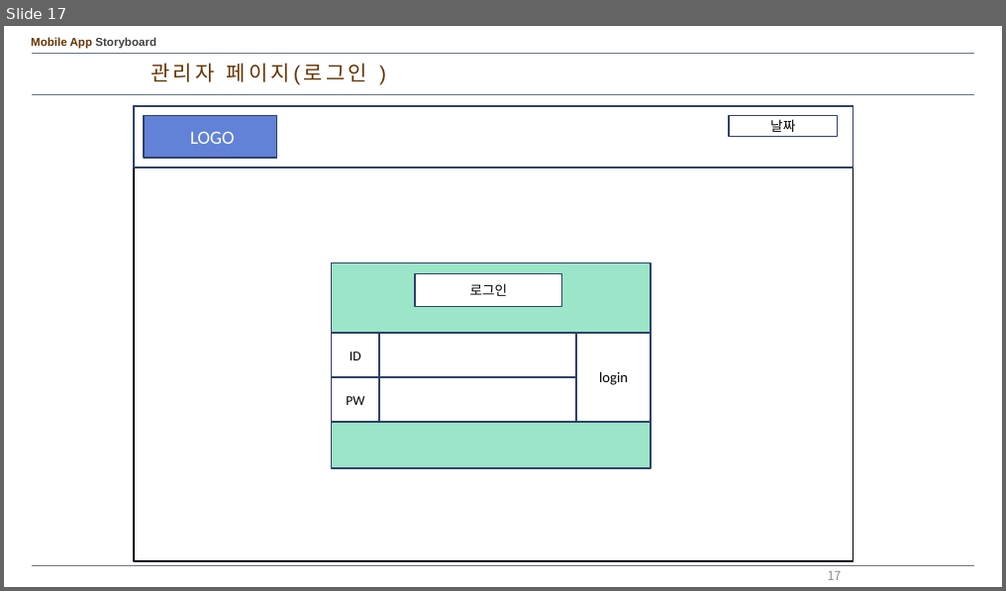
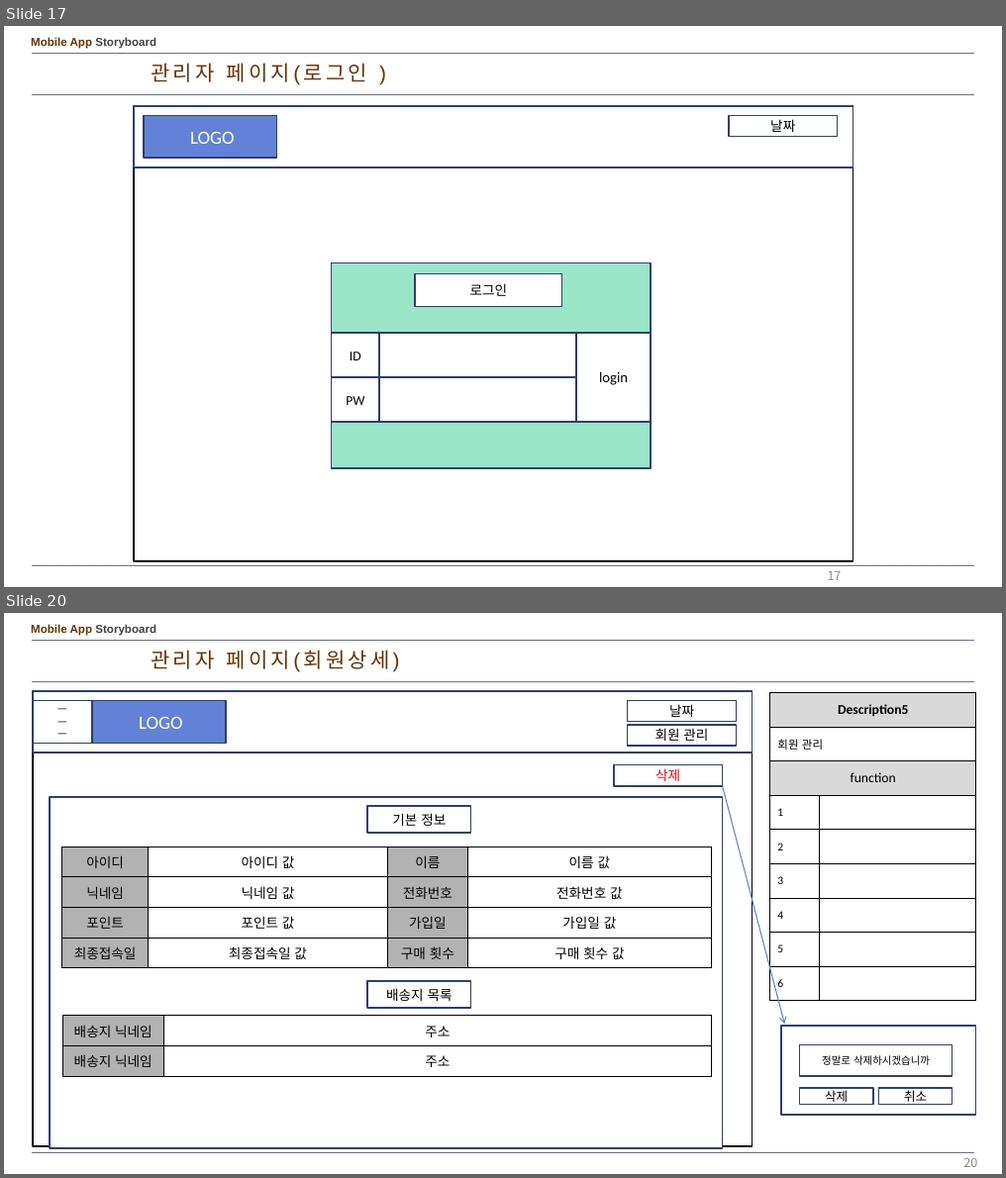
Before and after one commit to kangheechoul/document, a slide deck: 프레젠테이션 1.pptx. Shown one above the other, each under a label of ours: slide 17 before the commit, slides 17 and 20 after it; the slides between them are not shown. The pictures are 1006x591 and 1006x1178 pixels, drawn with LibreOffice and Linux fonts; fonts in the diff are those of the drawing. Boxes give left, top, right and bottom in pixels: in the first picture for what was removed or moved away, otherwise in the second. Text is boxed around its words. In the diff, an @@ line names an element or a change of style, - is before the commit and + after.

Commit message:
0606 회원관리 수정

```diff
--- a/프레젠테이션 1.pptx
+++ b/프레젠테이션 1.pptx
@@ slide 20 added at (x1=4, y1=613, x2=1002, y2=1174), background #FFFFFF; not listed: 4 template elements that a slide beside it also shows @@
@@ text added at (x1=151, y1=650, x2=390, y2=669), 20 pt, text #663300 @@
+관리자 페이지(회원상세)
@@ rectangle added at (x1=33, y1=691, x2=751, y2=1148), fill #FFFFFF, outline #000000 1.5 pt @@
@@ rectangle added at (x1=33, y1=691, x2=751, y2=753), fill #FFFFFF, outline #2E3E67 1.5 pt @@
@@ rectangle added at (x1=33, y1=700, x2=91, y2=744), fill #FFFFFF, outline #2E3E67 1.5 pt, 10 pt, text #000000 @@
+ㅡ
+ㅡ
+ㅡ
@@ rectangle added at (x1=92, y1=700, x2=226, y2=744), fill #6182D6, outline #2E3E67 1.5 pt, 18 pt, text #FFFFFF @@
+LOGO
@@ rectangle added at (x1=628, y1=700, x2=737, y2=722), fill #FFFFFF, outline #2E3E67 1.5 pt, 13 pt, text #000000 @@
+날짜
@@ table added at (x1=770, y1=692, x2=976, y2=1001), 9 rows, 2 columns @@
+Description5 | 
+회원 관리 | 
+function | 
+1 | 
+2 | 
+3 | 
+4 | 
+5 | 
+6 | 
@@ rectangle added at (x1=628, y1=725, x2=737, y2=746), fill #FFFFFF, outline #2E3E67 1.5 pt, 13 pt, text #000000 @@
+회원 관리
@@ rectangle added at (x1=614, y1=765, x2=723, y2=786), fill #FFFFFF, outline #2E3E67 1.5 pt, 13 pt, text #FF0000 @@
+삭제
@@ arrow added from (723, 786) to (785, 1024), #5E81D9 1 pt @@
@@ rectangle added at (x1=50, y1=797, x2=723, y2=1149), fill #FFFFFF, outline #30416A 1.5 pt @@
@@ rectangle added at (x1=367, y1=806, x2=471, y2=833), fill #FFFFFF, outline #30416A 1.5 pt, 13 pt, text #000000 @@
+기본 정보
@@ table added at (x1=62, y1=847, x2=712, y2=967), 4 rows, 4 columns @@
+아이디 | 아이디 값 | 이름 | 이름 값
+닉네임 | 닉네임 값 | 전화번호 | 전화번호 값
+포인트 | 포인트 값 | 가입일 | 가입일 값
+최종접속일 | 최종접속일 값 | 구매 횟수 | 구매 횟수 값
@@ rectangle added at (x1=367, y1=981, x2=471, y2=1008), fill #FFFFFF, outline #2E3E67 1.5 pt, 13 pt, text #000000 @@
+배송지 목록
@@ table added at (x1=62, y1=1016, x2=712, y2=1076), 2 rows, 2 columns @@
+배송지 닉네임 | 주소
+배송지 닉네임 | 주소
@@ rectangle added at (x1=782, y1=1026, x2=976, y2=1115), fill #FFFFFF, outline #30416A 1.5 pt @@
@@ rectangle added at (x1=800, y1=1045, x2=952, y2=1076), fill #FFFFFF, outline #30416A 1.5 pt, 10 pt, text #000000 @@
+정말로 삭제하시겠습니까
@@ rectangle added at (x1=800, y1=1088, x2=873, y2=1105), fill #FFFFFF, outline #30416A 1.5 pt, 12 pt, text #000000 @@
+삭제
@@ rectangle added at (x1=879, y1=1088, x2=952, y2=1105), fill #FFFFFF, outline #2E3E67 1.5 pt, 12 pt, text #000000 @@
+취소
@@ page number added at (x1=963, y1=1158, x2=977, y2=1167), 12 pt, text #8C8C8C @@
+20
```
Also in this commit, not shown: 5 slides changed, 2 other slides added, 1 slide removed.
